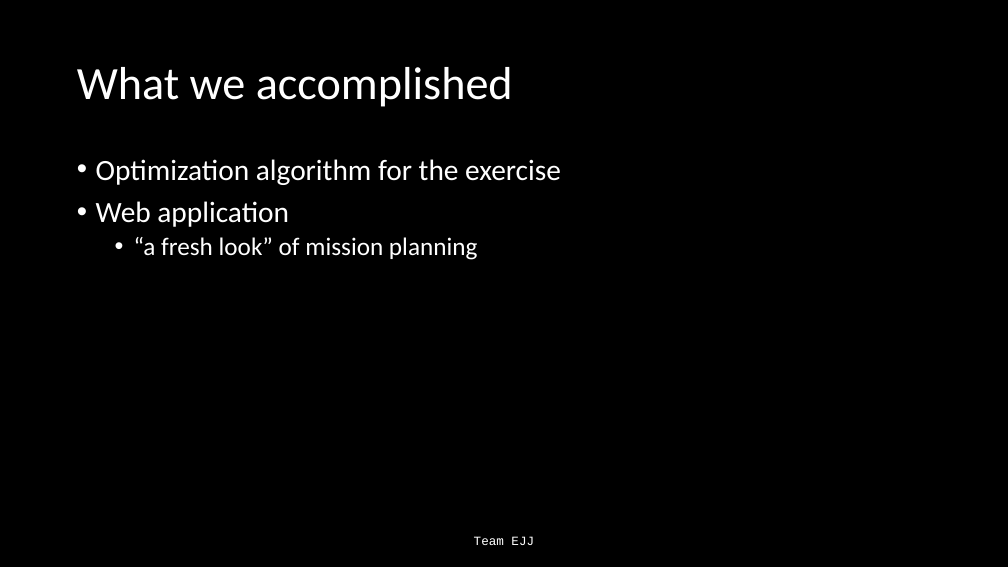
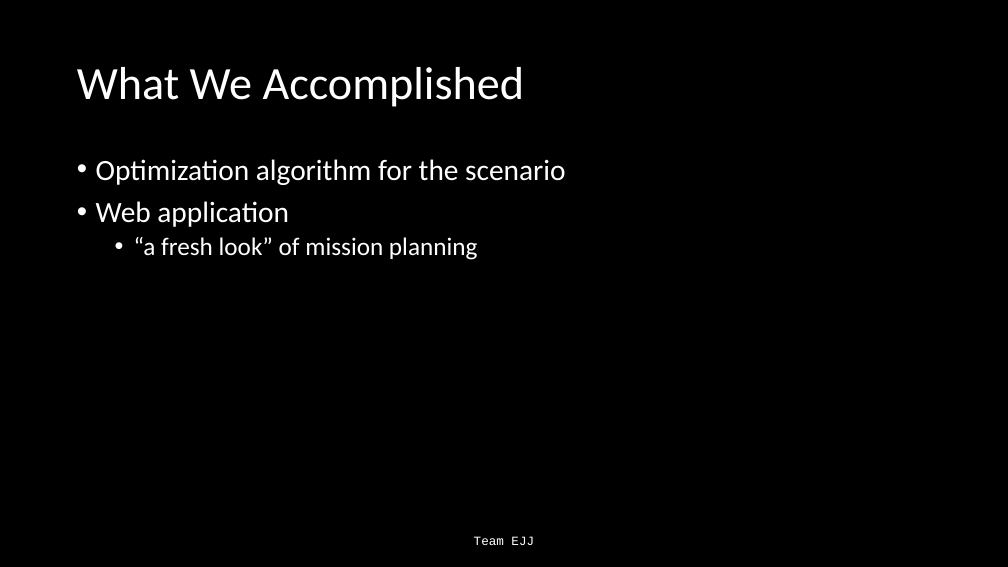
Before and after one commit to Jonathan805/RestrictedPlanning, a slide deck: slide 3 of TeamEJJ.pptx. Drawn at 1008x567 pixels with LibreOffice and Linux fonts; fonts in the diff are those of the drawing. Boxes give left, top, right and bottom in pixels: in the first picture for what was removed or moved away, otherwise in the second. Text is boxed around its words. In the diff, an @@ line names an element or a change of style, - is before the commit and + after.

```diff
--- a/TeamEJJ.pptx
+++ b/TeamEJJ.pptx
@@ title at bbox=[77, 67, 524, 107]: text changed @@
-What we accomplished
+What We Accomplished
@@ text at bbox=[96, 159, 565, 185]: text changed @@
-• Optimization algorithm for the exercise
+• Optimization algorithm for the scenario
```
Also in this commit, not shown: 6 other slides changed, 11 slides added.
